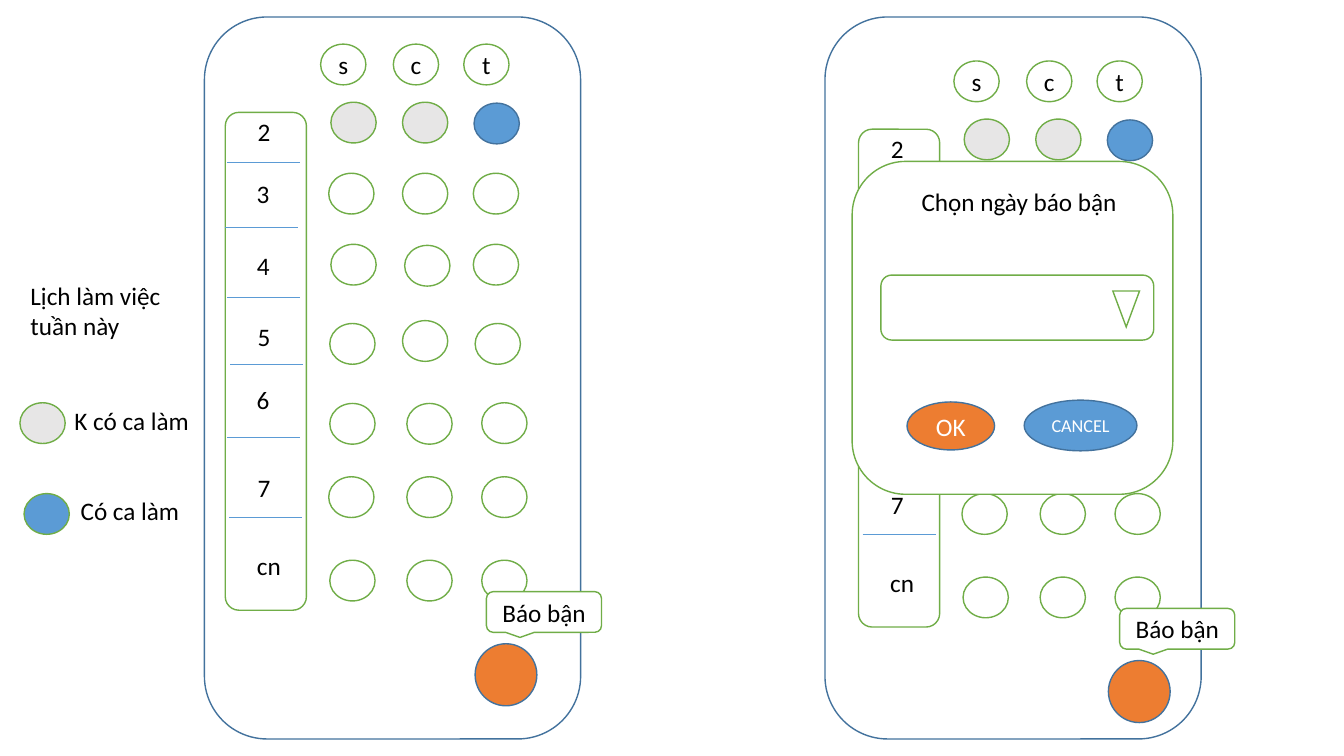
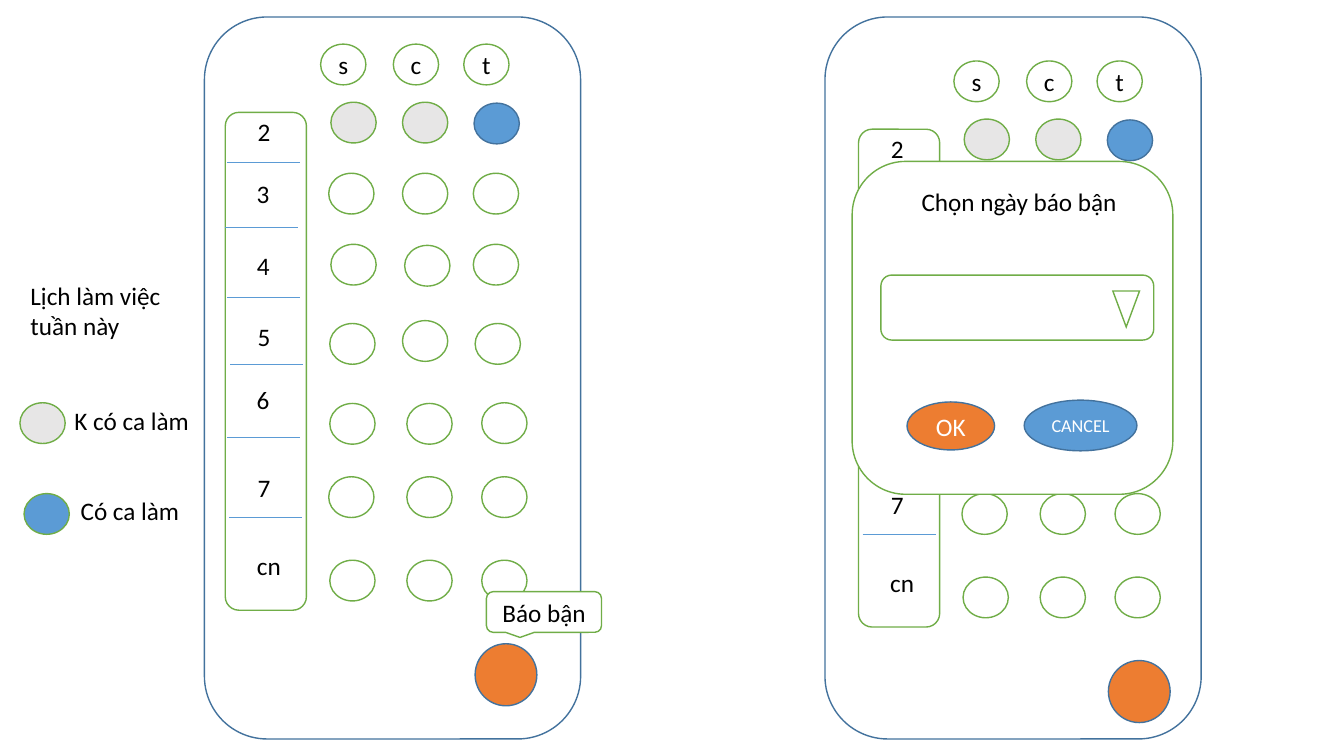
Before and after one commit to hanhlt99/Shima---Shift-Manager, a slide deck: slide 1 of UI/UI-shift.pptx. Drawn at 1344x756 pixels with LibreOffice and Linux fonts; fonts in the diff are those of the drawing. Boxes give left, top, right and bottom in pixels: in the first picture for what was removed or moved away, otherwise in the second. Text is boxed around its words. In the diff, an @@ line names an element or a change of style, - is before the commit and + after.

```diff
--- a/UI/UI-shift.pptx
+++ b/UI/UI-shift.pptx
@@ rounded speech box removed at bbox=[1120, 609, 1235, 649] @@
-Báo bận
```
